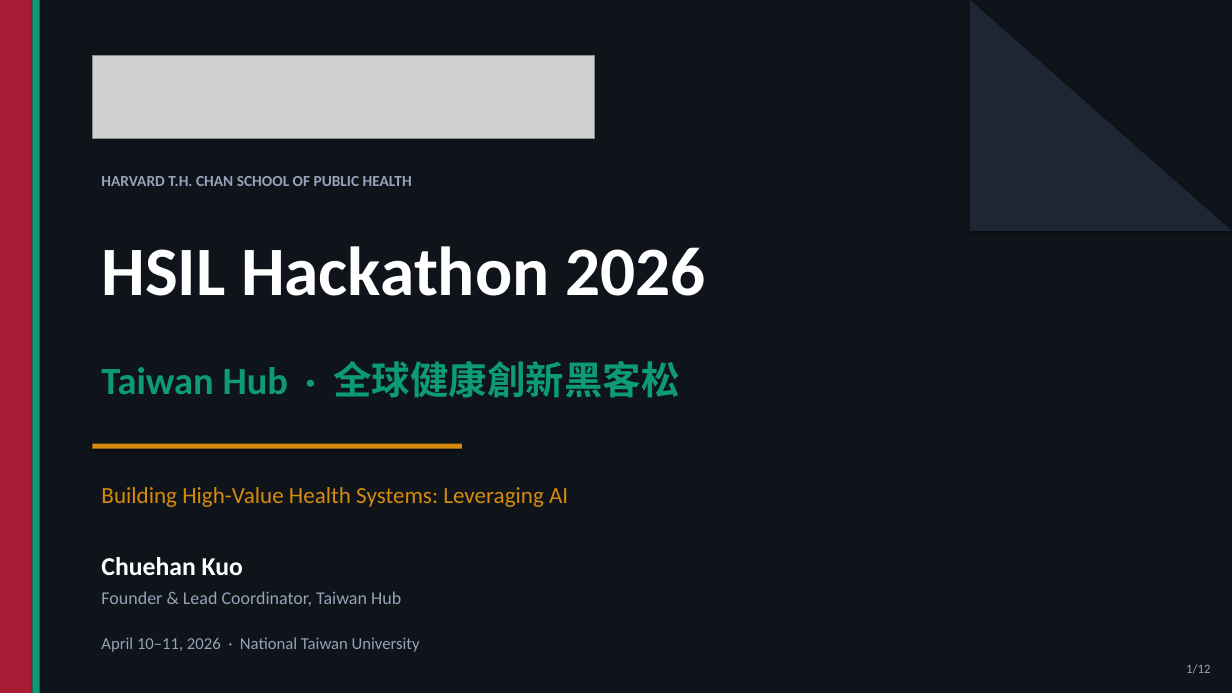
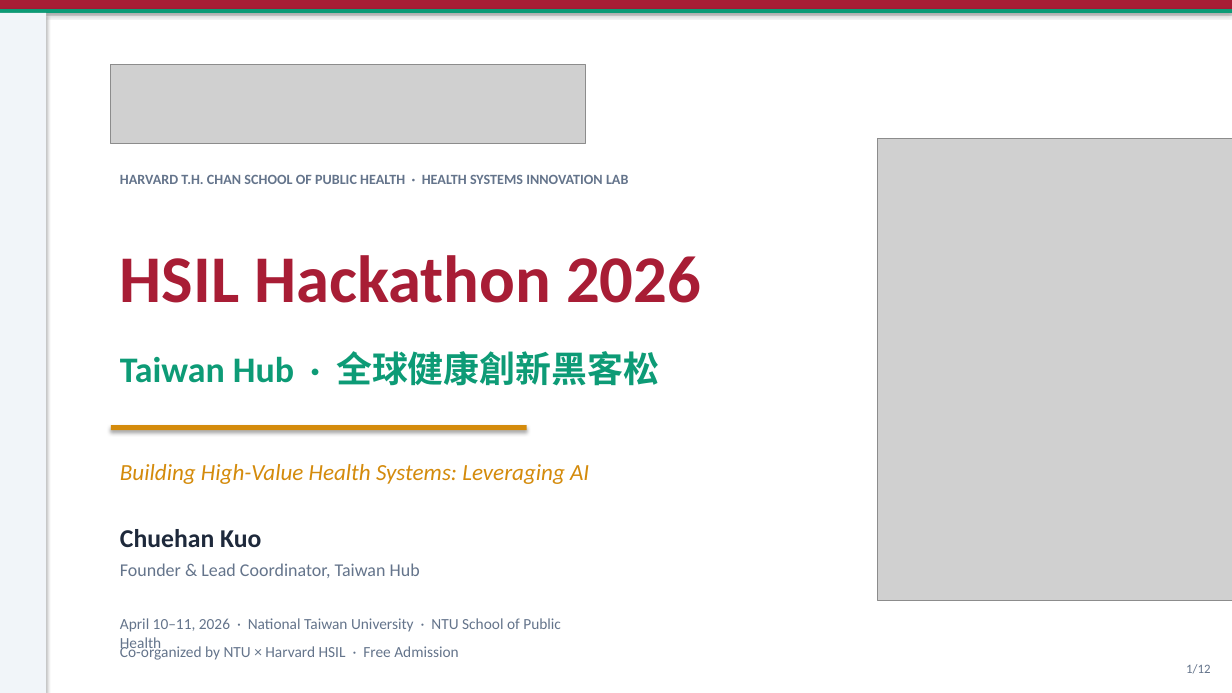
Before and after one commit to ChuehanKuo/HSIL-Website, a slide deck: slide 1 of HSIL_Hackathon_2026_Speech.pptx. Drawn at 1232x693 pixels with LibreOffice and Linux fonts; fonts in the diff are those of the drawing; grey boxes stand for pictures. Boxes give left, top, right and bottom in pixels: in the first picture for what was removed or moved away, otherwise in the second. Text is boxed around its words. In the diff, an @@ line names an element or a change of style, - is before the commit and + after.

```diff
--- a/HSIL_Hackathon_2026_Speech.pptx
+++ b/HSIL_Hackathon_2026_Speech.pptx
@@ background #0F131A to #FFFFFF @@
@@ rectangle: place and size @@
-rectangle at [0,0,32,693]
+rectangle at [0,13,46,693]
@@ rectangle at [0,13,46,693]: fill #A81D35 to #F1F5F9 @@
@@ rectangle: place and size @@
-rectangle at [32,0,40,693]
+rectangle at [0,9,1232,13]
@@ rectangle added at [0,0,1232,9], fill #A81D35 @@
@@ right triangle removed at [970,0,1232,231] @@
@@ picture: place and size @@
-picture at [92,55,595,139]
+picture at [111,65,586,143]
@@ picture added at [878,139,1232,601] @@
@@ text at [120,175,628,184]: text changed; size 12 to 11 pt; text colour #94A3B8 to #64748B @@
-HARVARD T.H. CHAN SCHOOL OF PUBLIC HEALTH
+HARVARD T.H. CHAN SCHOOL OF PUBLIC HEALTH · HEALTH SYSTEMS INNOVATION LAB
@@ text "HSIL Hackathon 2026": place and size @@
-text "HSIL Hackathon 2026" at [101,246,705,296]
+text "HSIL Hackathon 2026" at [120,255,701,303]
@@ text "HSIL Hackathon 2026" at [120,255,701,303]: size 54 to 52 pt, text colour #FFFFFF to #A81D35 @@
@@ text "Taiwan Hub · 全球健康創新黑客松": place and size @@
-text "Taiwan Hub · 全球健康創新黑客松" at [101,361,679,398]
+text "Taiwan Hub · 全球健康創新黑客松" at [120,351,659,386]
@@ text "Taiwan Hub · 全球健康創新黑客松" at [120,351,659,386]: size 30 to 28 pt @@
@@ rectangle: place and size @@
-rectangle at [92,444,462,449]
+rectangle at [111,425,527,431]
@@ text "Building High-Value Health Systems: Leveraging ...": place and size @@
-text "Building High-Value Health Systems: Leveraging ..." at [101,487,568,507]
+text "Building High-Value Health Systems: Leveraging ..." at [120,464,589,484]
@@ text "Building High-Value Health Systems: Leveraging ..." at [120,464,589,484]: italic on @@
@@ text "Chuehan Kuo": place and size @@
-text "Chuehan Kuo" at [101,557,243,575]
+text "Chuehan Kuo" at [120,529,261,547]
@@ text "Chuehan Kuo" at [120,529,261,547]: text colour #FFFFFF to #1E293B @@
@@ text "Founder & Lead Coordinator, Taiwan ...": place and size @@
-text "Founder & Lead Coordinator, Taiwan ..." at [101,591,401,606]
+text "Founder & Lead Coordinator, Taiwan ..." at [120,563,420,578]
@@ text "Founder & Lead Coordinator, Taiwan ..." at [120,563,420,578]: text colour #94A3B8 to #64748B @@
@@ text at [120,618,561,632]: text changed; size 13 to 12 pt; text colour #94A3B8 to #64748B @@
-April 10–11, 2026 · National Taiwan University
+April 10–11, 2026 · National Taiwan University · NTU School of Public Health
@@ text added at [120,644,459,660], 12 pt, text #64748B @@
+Co-organized by NTU × Harvard HSIL · Free Admission
@@ text "1/12" at [1186,664,1210,673]: text colour #94A3B8 to #64748B @@
```
Also in this commit, not shown: 4 other slides changed, 7 slides added, 7 slides removed, 2 other files.
